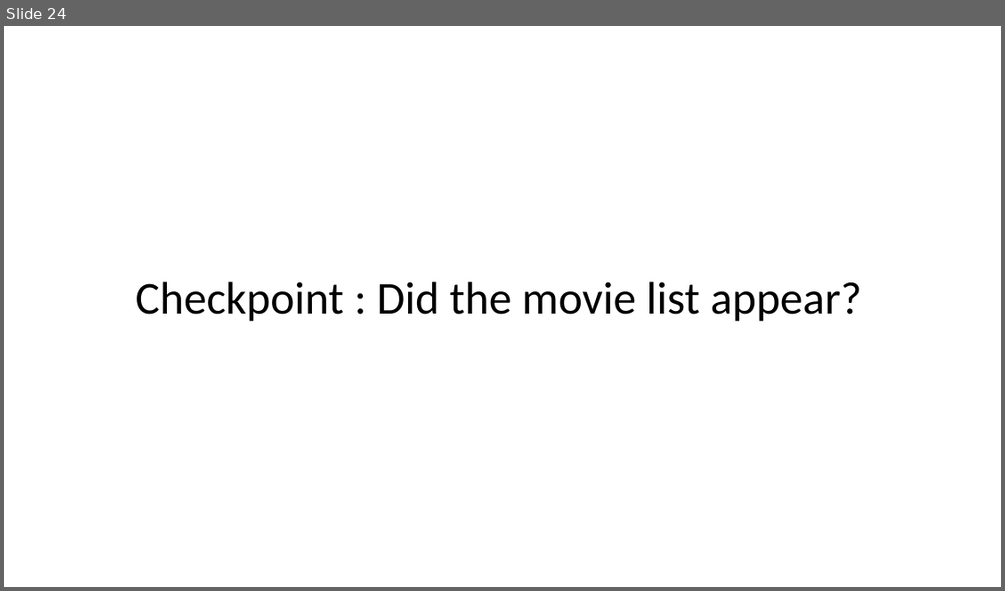
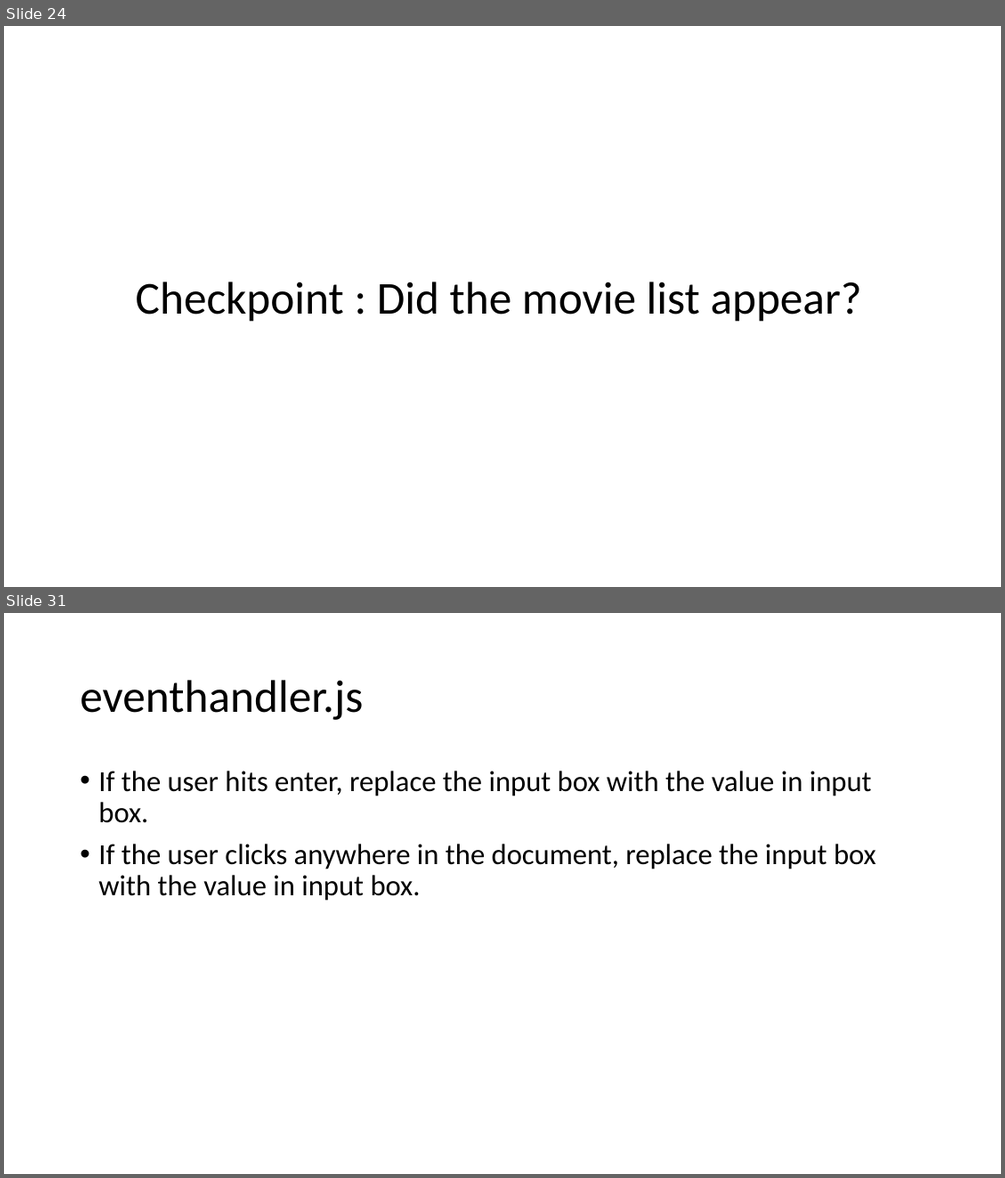
Before and after one commit to DivyaKampalli/movie-rating, a slide deck: Fullstack Tutorial.pptx. Shown one above the other, each under a label of ours: slide 24 before the commit, slides 24 and 31 after it; the slides between them are not shown. The pictures are 1005x591 and 1005x1178 pixels, drawn with LibreOffice and Linux fonts; fonts in the diff are those of the drawing. Boxes give left, top, right and bottom in pixels: in the first picture for what was removed or moved away, otherwise in the second. Text is boxed around its words. In the diff, an @@ line names an element or a change of style, - is before the commit and + after.

```diff
--- a/Fullstack Tutorial.pptx
+++ b/Fullstack Tutorial.pptx
@@ slide 31 added at bbox=[4, 613, 1001, 1174], background #FFFFFF @@
@@ title added at bbox=[80, 680, 363, 720], 44 pt, text #000000 @@
+eventhandler.js
@@ text added at bbox=[98, 771, 876, 900], 28 pt, text #000000 @@
+• If the user hits enter, replace the input box with the value in input box.
+• If the user clicks anywhere in the document, replace the input box with the value in input box.
```
Also in this commit, not shown: 4 slides changed, 3 other slides added, 4 other files.
